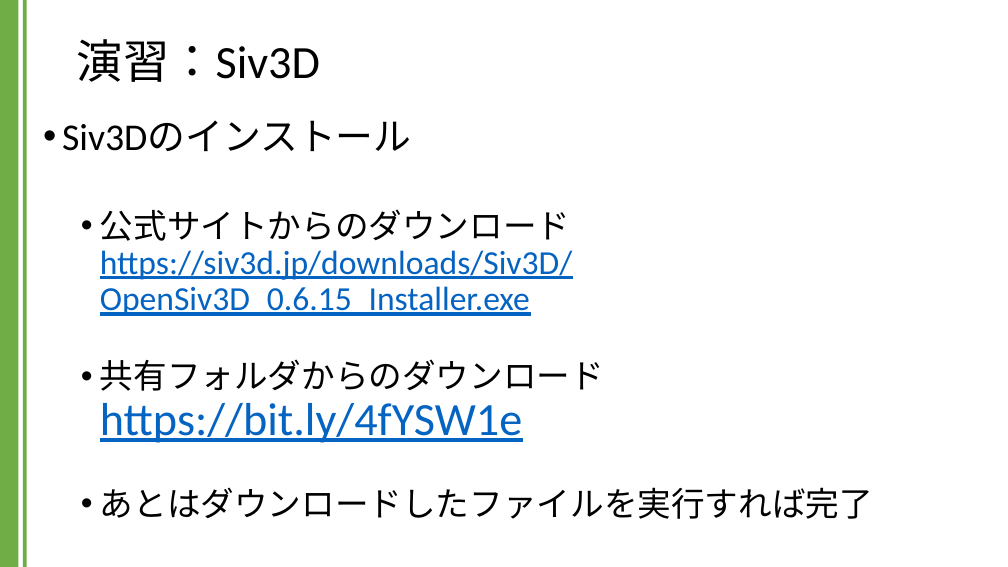
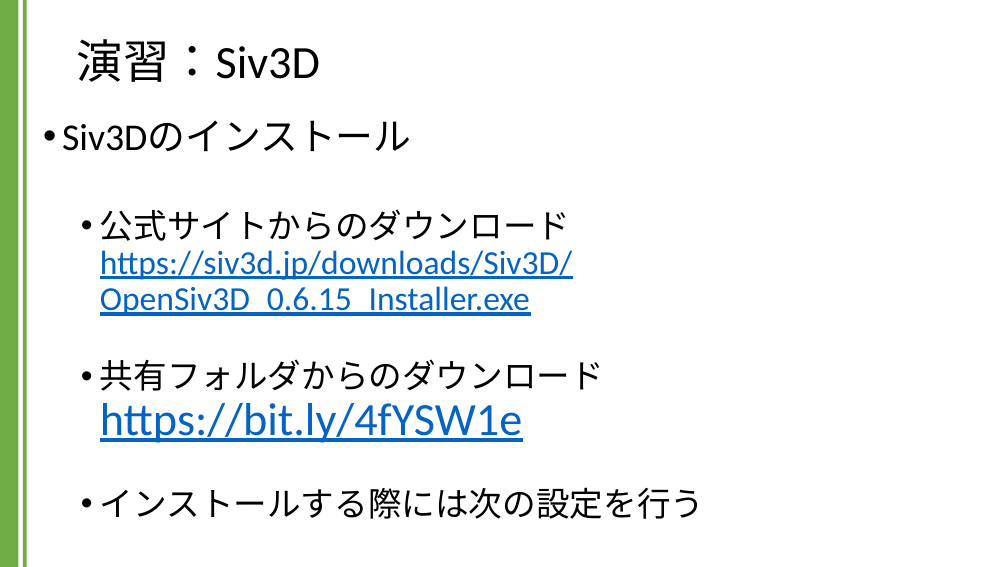
Before and after one commit to kic-murata/cpp2024, a slide deck: slide 4 of 授業資料/演習課題：Siv3D.pptx. Drawn at 1008x567 pixels with LibreOffice and Linux fonts; fonts in the diff are those of the drawing; background and template pictures are left out. Boxes give left, top, right and bottom in pixels: in the first picture for what was removed or moved away, otherwise in the second. Text is boxed around its words. In the diff, an @@ line names an element or a change of style, - is before the commit and + after.

```diff
--- a/授業資料/演習課題：Siv3D.pptx
+++ b/授業資料/演習課題：Siv3D.pptx
@@ text at (x1=100, y1=487, x2=704, y2=519): text changed @@
-  • あとはダウンロードしたファイルを実行すれば完了
+  • インストールする際には次の設定を行う
```
Also in this commit, not shown: 6 other slides changed, 5 slides added.
